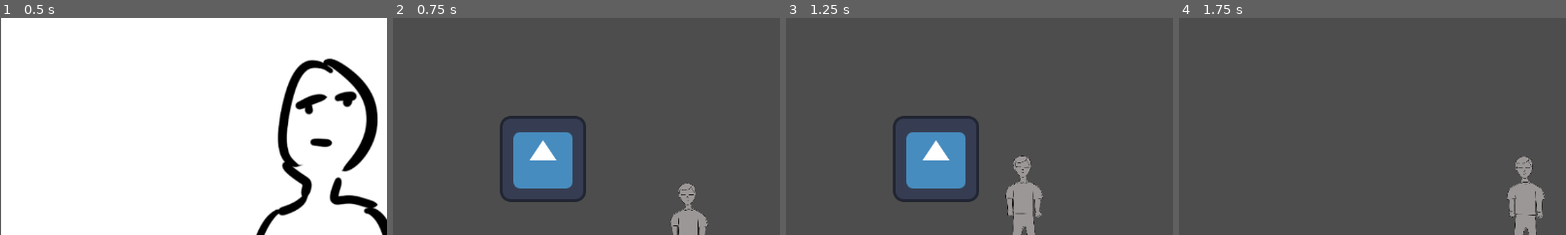
Above: before the commit, frames 1-4 (left to right).
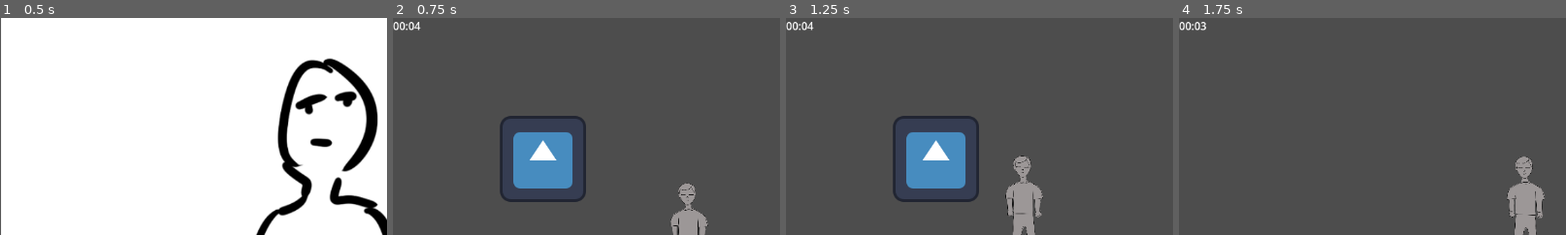
Above: after the commit, the same moments.

Repository: NickyZemenski/turtpocalypse
Game: Godot game, scene res://scene/MainMenu.tscn
Two runs of this game, one before a commit and one after it. Both use one fixed random seed, a clock stepped at 60 frames per second and the inputs below. The engine's default icon, where the game draws it, is replaced by a stand-in: a white triangle on a blue panel in a dark square.
Inputs (mouse positions are % of the whole screen's width and height, from its top left):
- Up to frame 1 (0.5 s): no input
- Up to frame 2 (0.75 s): click (50, 61) at 0.5 s
- Up to frame 3 (1.25 s): no input
- Up to frame 4 (1.75 s): move the mouse to (72, 45) at 1.27 s; hold D (moveRight) from 1.28 s (still down); click (72, 45) at 1.35 s
The pictures show only the part of the screen within x 0-50%, y 0-50%; the shares and areas given below are measured in that part.

Frame 1 is identical in both runs. In frame 2, 0.2% of the frame differs, in the area x 0-8%, y 1-6%; in frame 3, 0.2%; in frame 4, 0.2%.

Commit message:
Add timer which leads to game over screen with retry button

Diff:
--- /dev/null
+++ b/scene/GameOver.tscn
@@ -0,0 +1,34 @@
+[gd_scene format=3 uid="uid://n8rxhlf56fv0"]
+
+[ext_resource type="Texture2D" uid="uid://c3k51l3gtm86u" path="res://assets/game_over/retry_button_placeholder.JPG" id="1_0mfy4"]
+[ext_resource type="Script" uid="uid://bjg2f35s1xvxd" path="res://scripts/gameOver.gd" id="1_tbok3"]
+
+[node name="GameOver" type="Control" unique_id=485811345]
+layout_mode = 3
+anchors_preset = 15
+anchor_right = 1.0
+anchor_bottom = 1.0
+grow_horizontal = 2
+grow_vertical = 2
+script = ExtResource("1_tbok3")
+
+[node name="CenterContainer" type="CenterContainer" parent="." unique_id=134486631]
+layout_mode = 1
+anchors_preset = 15
+anchor_right = 1.0
+anchor_bottom = 1.0
+grow_horizontal = 2
+grow_vertical = 2
+
+[node name="VBoxContainer" type="VBoxContainer" parent="CenterContainer" unique_id=819820691]
+layout_mode = 2
+
+[node name="Game Over" type="Label" parent="CenterContainer/VBoxContainer" unique_id=403801257]
+layout_mode = 2
+text = "Game Over"
+
+[node name="Retry" type="Button" parent="CenterContainer/VBoxContainer" unique_id=853265520]
+layout_mode = 2
+icon = ExtResource("1_0mfy4")
+
+[connection signal="pressed" from="CenterContainer/VBoxContainer/Retry" to="." method="_on_retry_pressed"]
--- a/scene/MainGame.tscn
+++ b/scene/MainGame.tscn
@@ -2,7 +2,7 @@
 
 [ext_resource type="Script" uid="uid://chy0j0g5fo2nc" path="res://scripts/test.gd" id="1_6fdoo"]
 [ext_resource type="PackedScene" uid="uid://cqdolshtolq40" path="res://scene/Player.tscn" id="1_ud66n"]
-[ext_resource type="PackedScene" uid="uid://cxosrh6s16pbv" path="res://scene/enemy.tscn" id="2_6fdoo"]
+[ext_resource type="PackedScene" uid="uid://cxosrh6s16pbv" path="res://scene/Enemy.tscn" id="2_6fdoo"]
 [ext_resource type="Script" uid="uid://byuk0at003lek" path="res://scripts/enemy.gd" id="3_2gnev"]
 
 [node name="MainGame" type="Node2D" unique_id=1867307061]
@@ -14,3 +14,16 @@
 [node name="Enemy" parent="." unique_id=1089627467 instance=ExtResource("2_6fdoo")]
 position = Vector2(480, 333)
 script = ExtResource("3_2gnev")
+
+[node name="Timer" type="Timer" parent="." unique_id=439100112]
+wait_time = 5.0
+one_shot = true
+autostart = true
+
+[node name="CanvasLayer" type="CanvasLayer" parent="." unique_id=172256509]
+
+[node name="TimerLabel" type="Label" parent="CanvasLayer" unique_id=655073335]
+offset_right = 40.0
+offset_bottom = 23.0
+
+[connection signal="timeout" from="Timer" to="." method="_on_timer_timeout"]
--- /dev/null
+++ b/scripts/gameOver.gd
@@ -0,0 +1,15 @@
+extends Control
+
+
+# Called when the node enters the scene tree for the first time.
+func _ready() -> void:
+	pass # Replace with function body.
+
+
+# Called every frame. 'delta' is the elapsed time since the previous frame.
+func _process(delta: float) -> void:
+	pass
+
+
+func _on_retry_pressed() -> void:
+	get_tree().change_scene_to_file("res://scene/MainGame.tscn")
--- a/scripts/test.gd
+++ b/scripts/test.gd
@@ -1,6 +1,12 @@
 extends Node2D
 
 @onready var character = $Player
+@onready var timer = $Timer
+@onready var timer_label = $CanvasLayer/TimerLabel
+
+var time_left := 5.0
+
+
 # Called when the node enters the scene tree for the first time.
 func _ready() -> void:
 	pass # Replace with function body.
@@ -8,5 +14,18 @@
 
 # Called every frame. 'delta' is the elapsed time since the previous frame.
 func _process(delta: float) -> void:
+	# Move player to mouse on click
 	if Input.is_action_just_pressed("leftClick"):
 		character.position = get_viewport().get_mouse_position()
+	# Update timer label
+	var time_left = timer.time_left
+
+	var total_seconds = int(time_left)
+	var minutes = total_seconds / 60
+	var seconds = total_seconds % 60
+
+	timer_label.text = "%02d:%02d" % [minutes, seconds]
+
+
+func _on_timer_timeout() -> void:
+	get_tree().change_scene_to_file("res://scene/GameOver.tscn")
Binary file added: assets/game_over/retry_button_placeholder.JPG
Not shown, added: assets/game_over/retry_button_placeholder.JPG.import
Not shown, added: scripts/gameOver.gd.uid
